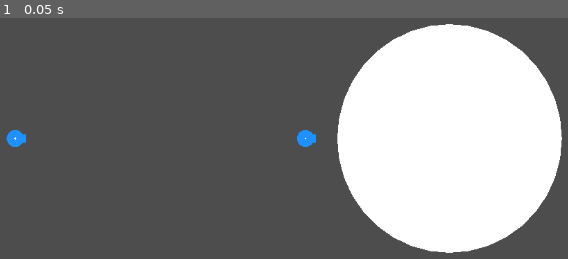
Above: before the commit, frame 1.
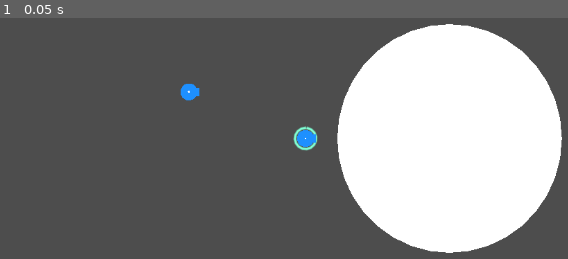
Above: after the commit, the same moment.

Repository: UnstoppableBlob/ballistic-campfire
Game: Godot game, scene res://scenes/world.tscn
Two runs of this game, one before a commit and one after it. Both use one fixed random seed, a clock stepped at 60 frames per second and the inputs below.
Inputs:
- Up to frame 1 (0.05 s): no input

The runs differ from the first frame. In frame 1, 0.5% of the frame differs, in the area x 1-56%, y 27-56%.

Commit message:
started the health

Diff:
--- /dev/null
+++ b/ballistic-main/node_2d.gd
@@ -0,0 +1,15 @@
+extends Node2D
+
+
+# Called when the node enters the scene tree for the first time.
+func _ready() -> void:
+	pass # Replace with function body.
+
+
+# Called every frame. 'delta' is the elapsed time since the previous frame.
+func _process(delta: float) -> void:
+	pass
+
+
+func _draw():
+	draw_arc(Vector2.ZERO, 40, deg_to_rad(0), deg_to_rad(120), 2, Color.AQUAMARINE, 2, true)
--- a/ballistic-main/scenes/player.tscn
+++ b/ballistic-main/scenes/player.tscn
@@ -15,35 +15,37 @@
 
 [sub_resource type="SphereMesh" id="SphereMesh_dqkch"]
 
-[node name="Player" type="CharacterBody2D"]
+[node name="Player" type="CharacterBody2D" unique_id=84259939]
+collision_layer = 2
 script = ExtResource("1_3vyb7")
+health = -80
 paintball_scene = ExtResource("2_qhqgy")
 
-[node name="MeshInstance2D" type="MeshInstance2D" parent="."]
+[node name="MeshInstance2D" type="MeshInstance2D" parent="." unique_id=971986014]
 mesh = SubResource("SphereMesh_3vyb7")
 
-[node name="aim_container" type="Node2D" parent="."]
+[node name="aim_container" type="Node2D" parent="." unique_id=1622047927]
 
-[node name="aim" type="Node2D" parent="aim_container"]
+[node name="aim" type="Node2D" parent="aim_container" unique_id=1208962761]
 position = Vector2(4, 0)
 script = ExtResource("2_g2els")
 
-[node name="spawner" type="Marker2D" parent="aim_container"]
+[node name="spawner" type="Marker2D" parent="aim_container" unique_id=1097932124]
 
-[node name="Line2D" type="Line2D" parent="aim_container"]
+[node name="Line2D" type="Line2D" parent="aim_container" unique_id=1410373658]
 z_index = -2
 width = 1.0
 antialiased = true
 
-[node name="CollisionShape2D" type="CollisionShape2D" parent="."]
+[node name="CollisionShape2D" type="CollisionShape2D" parent="." unique_id=169148175]
 shape = SubResource("CircleShape2D_qhqgy")
 
-[node name="teleporter" type="Node2D" parent="."]
+[node name="teleporter" type="Node2D" parent="." unique_id=1996129764]
 
-[node name="MeshInstance2D" type="MeshInstance2D" parent="teleporter"]
+[node name="MeshInstance2D" type="MeshInstance2D" parent="teleporter" unique_id=266315203]
 mesh = SubResource("SphereMesh_qhqgy")
 
-[node name="Node2D" type="Node2D" parent="."]
+[node name="Node2D" type="Node2D" parent="." unique_id=643189957]
 
-[node name="MeshInstance2D" type="MeshInstance2D" parent="Node2D"]
+[node name="MeshInstance2D" type="MeshInstance2D" parent="Node2D" unique_id=913767435]
 mesh = SubResource("SphereMesh_dqkch")
--- a/ballistic-main/scenes/player2.tscn
+++ b/ballistic-main/scenes/player2.tscn
@@ -15,36 +15,37 @@
 
 [sub_resource type="SphereMesh" id="SphereMesh_dqkch"]
 
-[node name="Player" type="CharacterBody2D" unique_id=1626312212]
+[node name="Player" type="CharacterBody2D" unique_id=1114252816]
+collision_layer = 2
 script = ExtResource("1_agjl5")
 player_id = 1
 paintball_scene = ExtResource("2_dj65e")
 
-[node name="MeshInstance2D" type="MeshInstance2D" parent="." unique_id=81834204]
+[node name="MeshInstance2D" type="MeshInstance2D" parent="." unique_id=477978583]
 mesh = SubResource("SphereMesh_3vyb7")
 
-[node name="aim_container" type="Node2D" parent="." unique_id=1631614493]
+[node name="aim_container" type="Node2D" parent="." unique_id=531843369]
 
-[node name="aim" type="Node2D" parent="aim_container" unique_id=1751198813]
+[node name="aim" type="Node2D" parent="aim_container" unique_id=2041768156]
 position = Vector2(4, 0)
 script = ExtResource("3_hb4is")
 
-[node name="spawner" type="Marker2D" parent="aim_container" unique_id=639967142]
+[node name="spawner" type="Marker2D" parent="aim_container" unique_id=2065869487]
 
-[node name="Line2D" type="Line2D" parent="aim_container" unique_id=1346437078]
+[node name="Line2D" type="Line2D" parent="aim_container" unique_id=771356517]
 z_index = -2
 width = 1.0
 antialiased = true
 
-[node name="CollisionShape2D" type="CollisionShape2D" parent="." unique_id=1754021388]
+[node name="CollisionShape2D" type="CollisionShape2D" parent="." unique_id=1972798077]
 shape = SubResource("CircleShape2D_qhqgy")
 
-[node name="teleporter" type="Node2D" parent="." unique_id=1617581289]
+[node name="teleporter" type="Node2D" parent="." unique_id=178149673]
 
-[node name="MeshInstance2D" type="MeshInstance2D" parent="teleporter" unique_id=2062300463]
+[node name="MeshInstance2D" type="MeshInstance2D" parent="teleporter" unique_id=677842281]
 mesh = SubResource("SphereMesh_qhqgy")
 
-[node name="Node2D" type="Node2D" parent="." unique_id=1558004084]
+[node name="Node2D" type="Node2D" parent="." unique_id=864645568]
 
-[node name="MeshInstance2D" type="MeshInstance2D" parent="Node2D" unique_id=48791419]
+[node name="MeshInstance2D" type="MeshInstance2D" parent="Node2D" unique_id=1992274151]
 mesh = SubResource("SphereMesh_dqkch")
--- /dev/null
+++ b/ballistic-main/scenes/test.tscn
@@ -0,0 +1,7 @@
+[gd_scene format=3 uid="uid://dsbst1y8nsp0s"]
+
+[ext_resource type="Script" uid="uid://dt3nc4our1mgp" path="res://node_2d.gd" id="1_errlg"]
+
+[node name="Node2D" type="Node2D" unique_id=1966852637]
+position = Vector2(219, 83)
+script = ExtResource("1_errlg")
--- a/ballistic-main/scenes/world.tscn
+++ b/ballistic-main/scenes/world.tscn
@@ -15,8 +15,8 @@
 
 [node name="World" type="Node2D" unique_id=308220145]
 
-[node name="Player2" parent="." unique_id=1626312212 instance=ExtResource("1_rwgxs")]
-position = Vector2(-137, 0)
+[node name="Player2" parent="." unique_id=1114252816 instance=ExtResource("2_rwgxs")]
+position = Vector2(-55, -22)
 
 [node name="Player" parent="." unique_id=16429601 instance=ExtResource("1_nnsk1")]
 
--- a/ballistic-main/scripts/player.gd
+++ b/ballistic-main/scripts/player.gd
@@ -23,6 +23,8 @@
 var aim_line_length = 20
 
 var can_teleport = false
+
+@export var health = 270
 
 #var dash_speed = 260
 #var dash_duration = 0.12
@@ -168,6 +170,7 @@
 
 func _draw():
 	draw_circle(Vector2.ZERO, radius, color)
+	draw_arc(Vector2.ZERO, 5, deg_to_rad(health), deg_to_rad(270), 16, Color.AQUAMARINE, 0.5, true)
 
 func _ready():
 	can_move = true
Not shown, added: ballistic-main/node_2d.gd.uid
Not shown: 1 places in ballistic-main/scenes/player.tscn that only renumber resources
Not shown: 1 places in ballistic-main/scenes/world.tscn that only renumber resources
